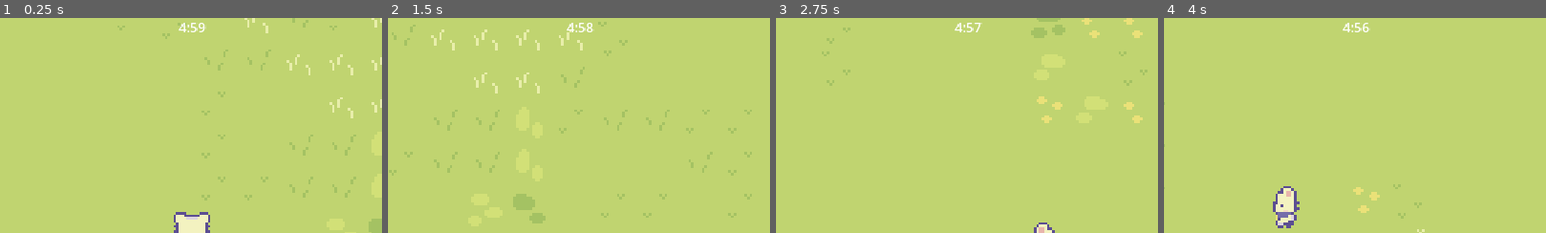
Above: before the commit, frames 1-4 (left to right).
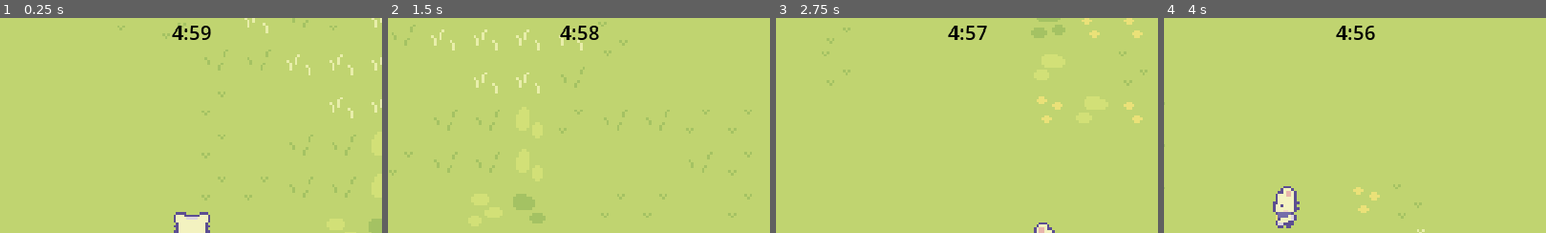
Above: after the commit, the same moments.

Repository: pick-ax-e/Mini-Jam-156-Jame-Gam-29
Game: Godot game, scene res://scenes/main.tscn
Two runs of this game, one before a commit and one after it. Both use one fixed random seed, a clock stepped at 60 frames per second and the inputs below.
Inputs:
- Up to frame 1 (0.25 s): no input
- Up to frame 2 (1.5 s): tap Enter at 0.5 s; hold D (move_right) 0.53-1.28 s; hold S (move_back) from 1.28 s (still down)
- Up to frame 3 (2.75 s): release S (move_back) at 2.03 s; hold D (move_right) from 2.03 s (still down)
- Up to frame 4 (4 s): release D (move_right) at 2.78 s; hold W (move_forward) 2.78-3.53 s; hold A (move_left) from 3.53 s (still down)
The pictures show only the part of the screen within x 25-75%, y 0-50%; the shares and areas given below are measured in that part.

The runs differ from the first frame. In frame 1, 0.4% of the frame differs, in the area x 45-56%, y 2-11%; in frame 2, 0.5%; in frame 3, 0.4%; in frame 4, 0.4%.

Commit message:
Make timer more visible

Diff:
--- a/scenes/user_interface.tscn
+++ b/scenes/user_interface.tscn
@@ -23,6 +23,7 @@
 
 [node name="TimerLabel" type="Label" parent="HBoxContainer"]
 layout_mode = 2
-theme_override_font_sizes/font_size = 20
+theme_override_colors/font_color = Color(0, 0, 0, 1)
+theme_override_font_sizes/font_size = 30
 text = "0:00"
 script = ExtResource("1_hixn6")
